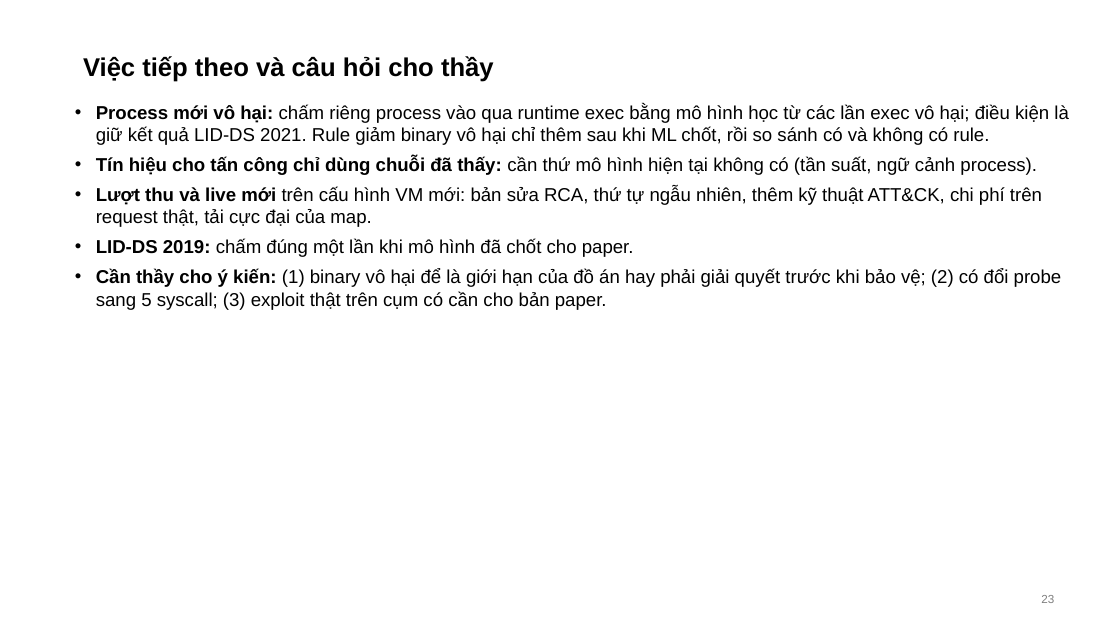
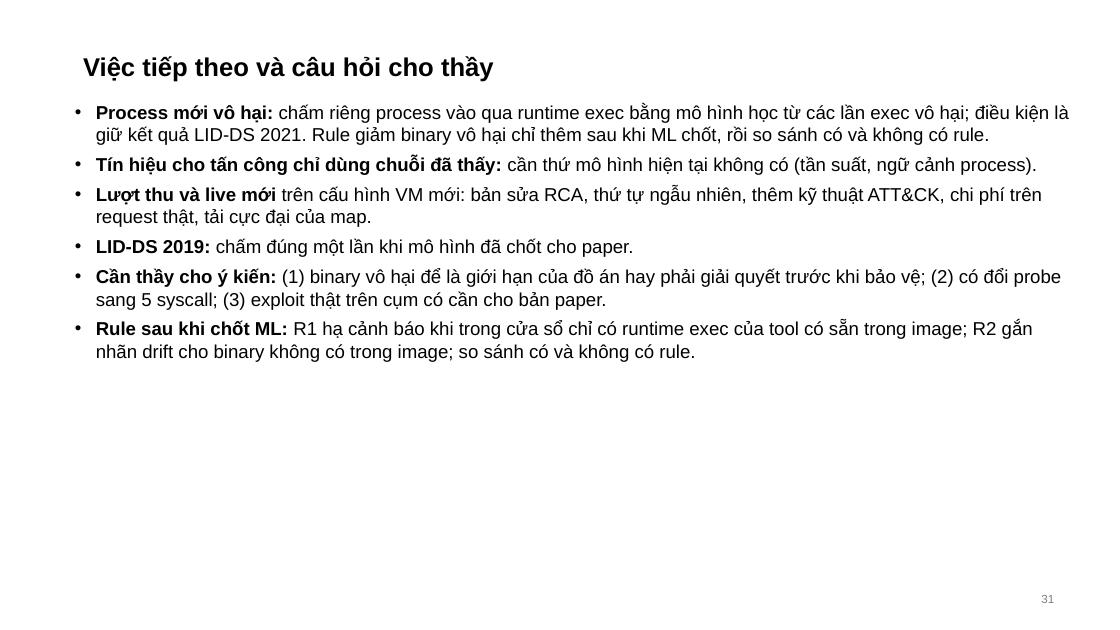
Before and after one commit to tndat-dev/eBPF-project, a slide deck: slide 31 of docs/Slide-runtime_security(13_11).pptx (slide 23 before the commit). Drawn at 1120x630 pixels with LibreOffice and Linux fonts; fonts in the diff are those of the drawing. Boxes give left, top, right and bottom in pixels: in the first picture for what was removed or moved away, otherwise in the second. Text is boxed around its words. In the diff, an @@ line names an element or a change of style, - is before the commit and + after.

```diff
--- a/docs/Slide-runtime_security(13_11).pptx
+++ b/docs/Slide-runtime_security(13_11).pptx
@@ text at (x1=96, y1=321, x2=1033, y2=362): paragraph added @@
+• Rule sau khi chốt ML: R1 hạ cảnh báo khi trong cửa sổ chỉ có runtime exec của tool có sẵn trong image; R2 gắn nhãn drift cho binary không có trong image; so sánh có và không có rule.
@@ page number at (x1=1041, y1=595, x2=1054, y2=603): text changed @@
-23
+31
```
Also in this commit, not shown: 15 other slides changed, 8 slides added, 18 other files.
